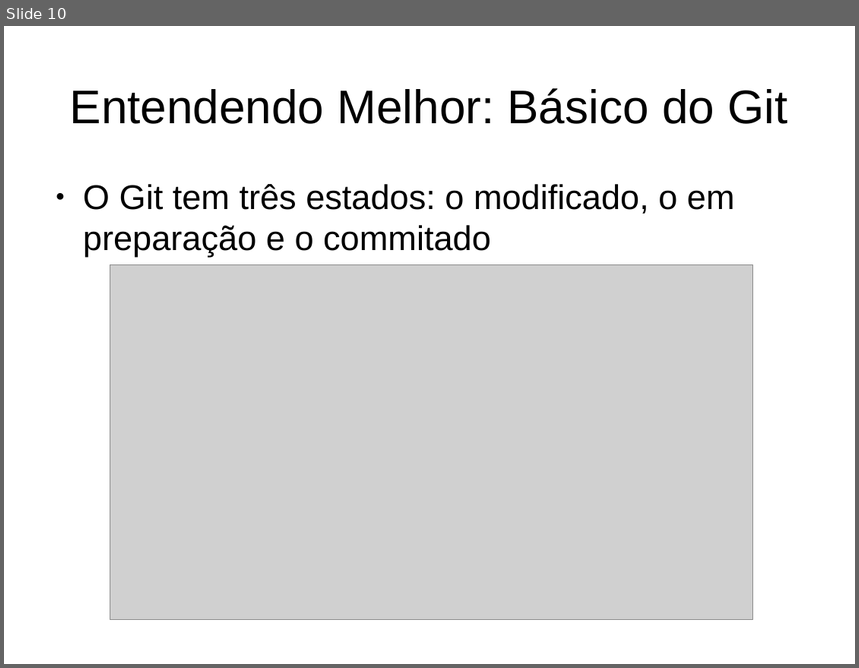
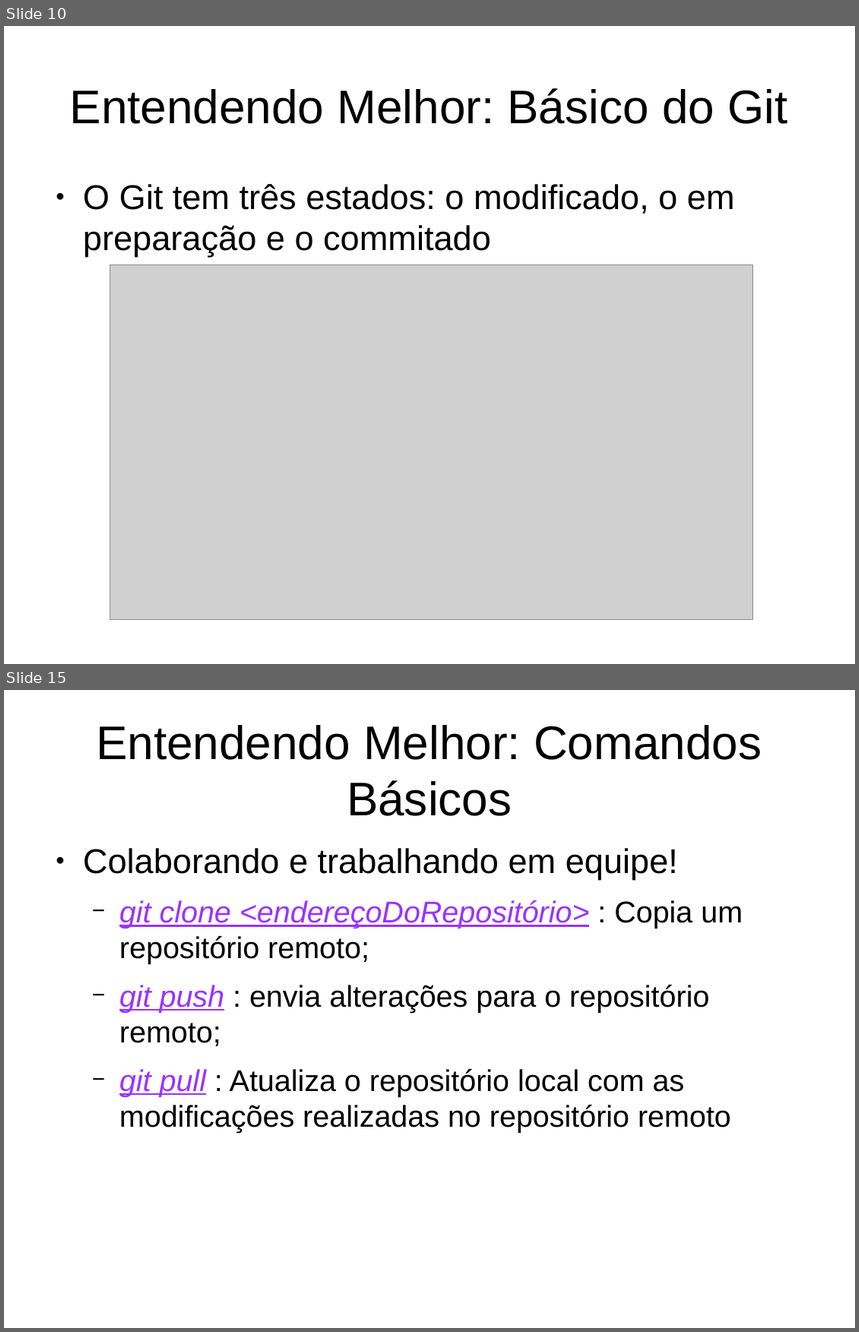
Before and after one commit to LucasElArruda/treinamento_git, a slide deck: capacita_git.odp. Shown one above the other, each under a label of ours: slide 10 before the commit, slides 10 and 15 after it; the slides between them are not shown. The pictures are 859x668 and 859x1332 pixels, drawn with LibreOffice and Linux fonts; fonts in the diff are those of the drawing; grey boxes stand for pictures. Boxes give left, top, right and bottom in pixels: in the first picture for what was removed or moved away, otherwise in the second. Text is boxed around its words. In the diff, an @@ line names an element or a change of style, - is before the commit and + after.

Commit message:
Comandos básicos adicionados

```diff
--- a/capacita_git.odp
+++ b/capacita_git.odp
@@ slide 15 added at <box>4,690,855,1328</box>, background #FFFFFF @@
@@ title added at <box>96,725,762,816</box>, 44 pt, text #000000 @@
+Entendendo Melhor: Comandos Básicos
@@ text added at <box>83,848,743,1133</box>, 28 pt, text #000000 @@
+● Colaborando e trabalhando em equipe!
+  − git clone <endereçoDoRepositório> : Copia um repositório remoto;
+  − git push : envia alterações para o repositório remoto;
+  − git pull : Atualiza o repositório local com as modificações realizadas no repositório remoto
```
Also in this commit, not shown: 4 other slides added.
